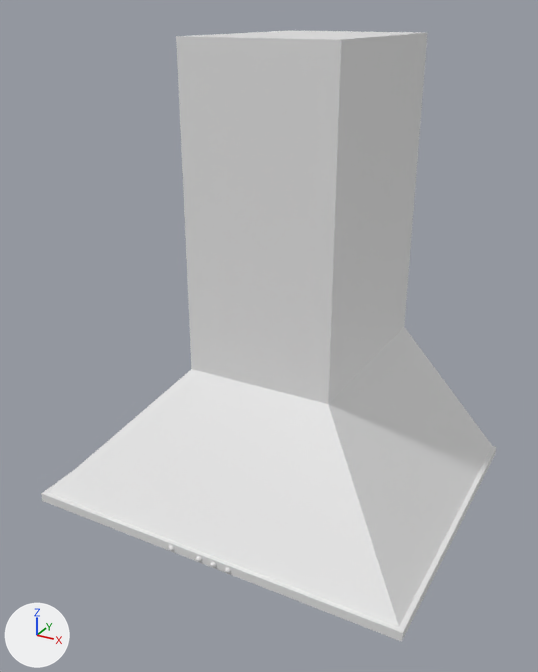
An edit to the FBX model Assets/ART/Meshes/KITCHEN/SM_Kitchen_Stove_Hood.fbx, drawn before and after from the same camera.
One viewpoint serves both versions: a 50 mm camera at (1.024, -2.451, 0.783) aimed at (-0.001, -0.588, -0.149). Arrows for +X, +Y and +Z are at lower left; the lights stay in place. The first picture is the older version. Where no turn or scale is listed for an object, it has been applied to the vertices.

Before the edit, the objects in view are built like this:
```python
me_mesh = bpy.data.meshes.new('Mesh')
me_mesh.from_pydata(...)  # 251 vertices, 230 faces; spans x -0.625..0.625, y -1.026..0.0, z -0.714..0.714
ob_sm_kitchen_stove_hood = bpy.data.objects.new('SM_Kitchen_Stove_Hood', me_mesh)
ob_sm_kitchen_stove_hood.location = (0.0, 0.0, 0.0)
```
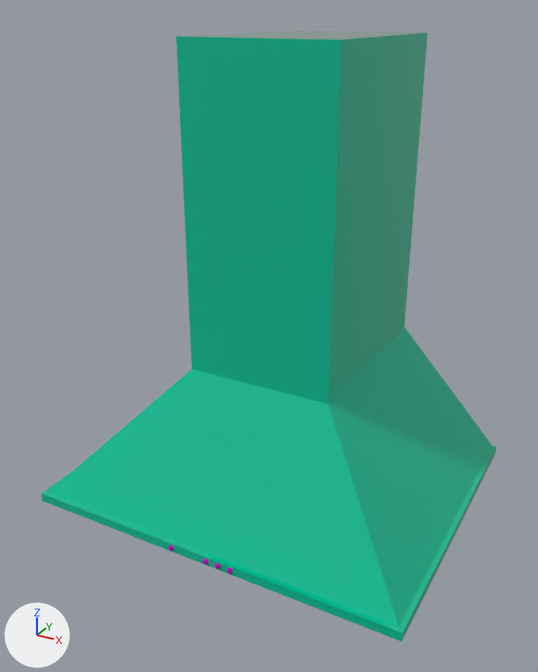
Scene script edits in JSON lines:
```json
{"op": "add", "block": "mat_m_metal_painted_01", "code": ["mat_m_metal_painted_01 = principled_material('M_Metal_Painted_01')", "mat_m_metal_painted_01.base_color = (0.0, 0.5, 0.294)  # cyan #00bc94", "mat_m_metal_painted_01.roughness = 0.0"]}
{"op": "add", "block": "mat_m_grid_stove_hood", "code": ["mat_m_grid_stove_hood = principled_material('M_Grid_Stove_Hood')", "mat_m_grid_stove_hood.base_color = (0.175, 0.256, 0.175)  # grey #748a74", "mat_m_grid_stove_hood.roughness = 0.0"]}
{"op": "add", "block": "mat_m_plastic_03", "code": ["mat_m_plastic_03 = principled_material('M_Plastic_03')", "mat_m_plastic_03.base_color = (0.46, 0.0, 0.5)  # pink #b500bc", "mat_m_plastic_03.roughness = 0.0"]}
{"op": "add", "block": "mat_m_metal_01", "code": ["mat_m_metal_01 = principled_material('M_Metal_01')", "mat_m_metal_01.base_color = (0.374, 0.5, 0.0)  # yellow #a5bc00", "mat_m_metal_01.roughness = 0.0"]}
{"block": "me_mesh", "where": "me_mesh.from_pydata(...)  # 251 vertices, 230 faces; spans x -0.625..0.625, y -1.026..0.0, z -0.714..0.714"}
{"block": "me_mesh", "where": "# used by ob_sm_kitchen_stove_hood; location = (0.0, 0.0, 0.0)"}
{"block": "me_mesh", "change": "me_mesh part 1: the loose piece of 37 vertices spanning x -0.01..0.01, y -1.026..-1.016, z -0.709..-0.689 is moved by (0.023, 0.0, 0.0), in mat_m_plastic_03 (pink #b500bc)"}
{"block": "me_mesh", "change": "me_mesh part 2: the loose piece of 37 vertices spanning x 0.09..0.11, y -1.026..-1.016, z -0.709..-0.689 is moved by (0.006, 0.0, 0.0), in mat_m_plastic_03 (pink #b500bc)"}
{"block": "me_mesh", "change": "me_mesh part 3"}
{"block": "me_mesh", "change": "36 faces are deleted"}
{"block": "me_mesh", "change": "7 vertices in x 0.05, y -1.026..-1.016, z -0.709..-0.689 move by (0.014, 0.0, 0.0)"}
{"block": "me_mesh", "change": "4 vertices in x 0.054, y -1.024..-1.021, z -0.707..-0.692 move by (0.006, 0.0, 0.0)"}
{"block": "me_mesh", "change": "4 vertices in x 0.046, y -1.024..-1.021, z -0.707..-0.692 move by (0.023, 0.0, 0.0)"}
{"block": "me_mesh", "change": "3 vertices in x 0.055, y -1.024..-1.016, z -0.708..-0.691 move by (0.004, 0.0, 0.0)"}
{"block": "me_mesh", "change": "3 vertices in x 0.045, y -1.024..-1.016, z -0.708..-0.691 move by (0.024, 0.0, 0.0)"}
{"block": "me_mesh", "change": "3 vertices in x 0.058, y -1.021..-1.016, z -0.704..-0.694 move by (-0.002, 0.0, 0.0)"}
{"block": "me_mesh", "change": "11 vertices move from x 0.04..0.06, y -1.024..-1.016, z -0.704..-0.694 to x 0.055..0.074, y -1.024..-1.016, z -0.704..-0.694"}
{"block": "me_mesh", "change": "36 new faces join them, mat_m_plastic_03 (pink #b500bc)"}
{"block": "me_mesh", "change": "me_mesh part 4: 28 faces spanning x -0.625..0.625, y -1.015..0.0, z -0.714..0.714 switch from no material to mat_m_metal_painted_01 (cyan #00bc94)"}
{"block": "me_mesh", "change": "me_mesh part 5: 72 faces spanning x -0.11..0.074, y -1.026..-1.016, z -0.709..-0.689 switch from no material to mat_m_plastic_03 (pink #b500bc)"}
{"op": "add", "block": "me_mesh", "code": "me_mesh.materials.append(mat_m_metal_01)  # yellow #a5bc00"}
{"op": "add", "block": "me_mesh", "code": "me_mesh.materials.append(mat_m_grid_stove_hood)  # grey #748a74"}
```

Pixel boxes (x1, y1, x2, y2) of what changed, in the pictures (538 x 672 px; the box of a moved part takes in the faces that stretch with it):
```json
{"part": 1, "of": "me_mesh", "change": "moved or reshaped", "before": [196, 556, 202, 562], "after": [202, 558, 208, 564]}
{"part": 2, "of": "me_mesh", "change": "moved or reshaped", "before": [225, 567, 231, 573], "after": [227, 568, 233, 574]}
{"part": 3, "of": "me_mesh", "change": "moved or reshaped", "before": [210, 561, 216, 568], "after": [214, 563, 220, 569]}
{"part": 4, "of": "me_mesh", "change": "recoloured", "before": [41, 31, 496, 642], "after": [41, 31, 496, 642], "on screen": "white to cyan"}
{"part": 5, "of": "me_mesh", "change": "recoloured", "before": [168, 545, 216, 568], "after": [168, 545, 220, 569]}
```
